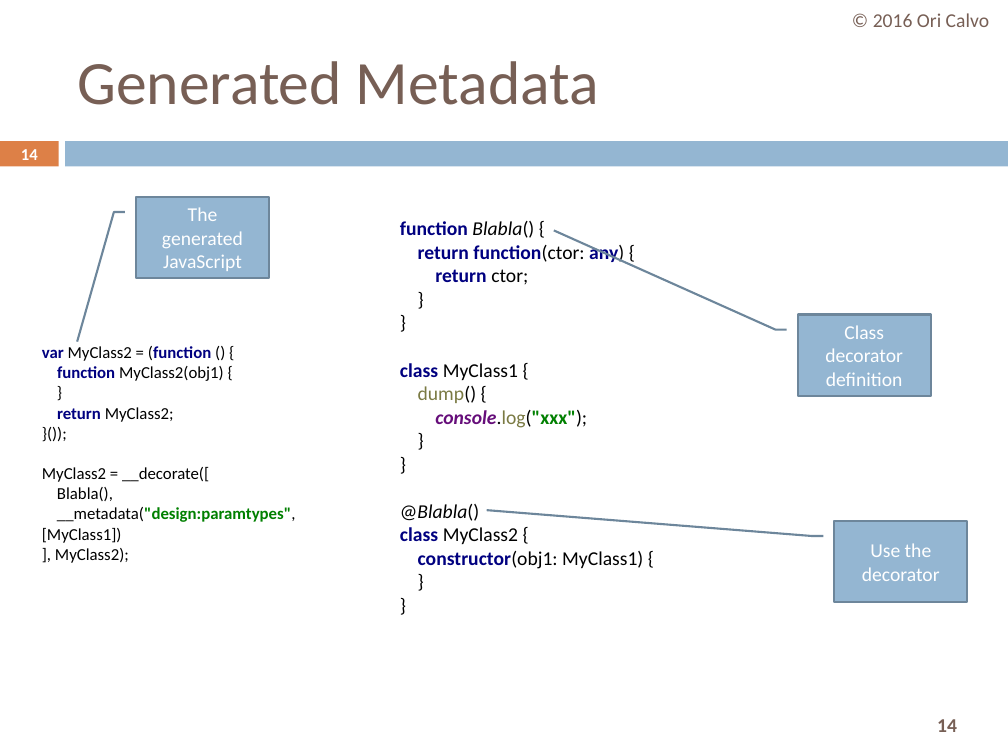
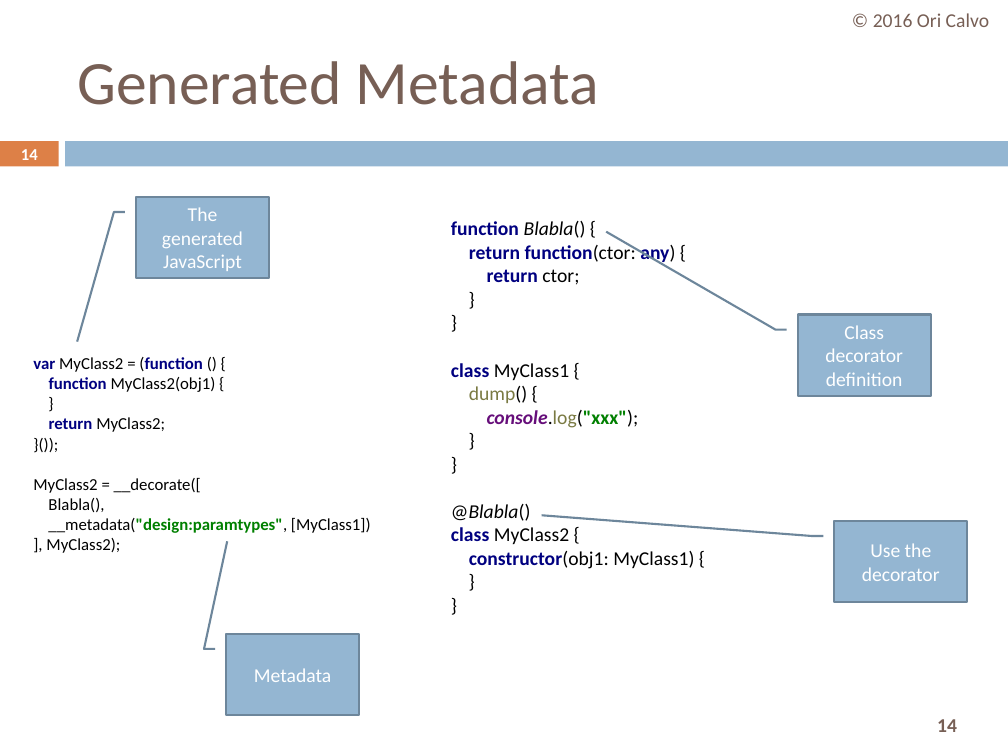
Before and after one commit to oricalvo/course-angular, a slide deck: slide 14 of PPTs/02 Dependency Injection.pptx. Drawn at 1008x756 pixels with LibreOffice and Linux fonts; fonts in the diff are those of the drawing. Boxes give left, top, right and bottom in pixels: in the first picture for what was removed or moved away, otherwise in the second. Text is boxed around its words. In the diff, an @@ line names an element or a change of style, - is before the commit and + after.

```diff
--- a/PPTs/02 Dependency Injection.pptx
+++ b/PPTs/02 Dependency Injection.pptx
@@ text "function Blabla() { return function(ctor: ...": place and size @@
-text "function Blabla() { return function(ctor: ..." at <box>400,221,643,569</box>
+text "function Blabla() { return function(ctor: ..." at <box>451,221,694,569</box>
@@ text "var MyClass2 = (function () ..." rewrapped from <box>42,346,296,563</box> to <box>33,357,371,553</box> @@
@@ border callout added at <box>226,634,359,716</box>, fill #94B6D2, outline #6D879B 1.5 pt, 14 pt, text #FFFFFF @@
+Metadata
```
Also in this commit, not shown: 11 other slides changed, 5 other files.
